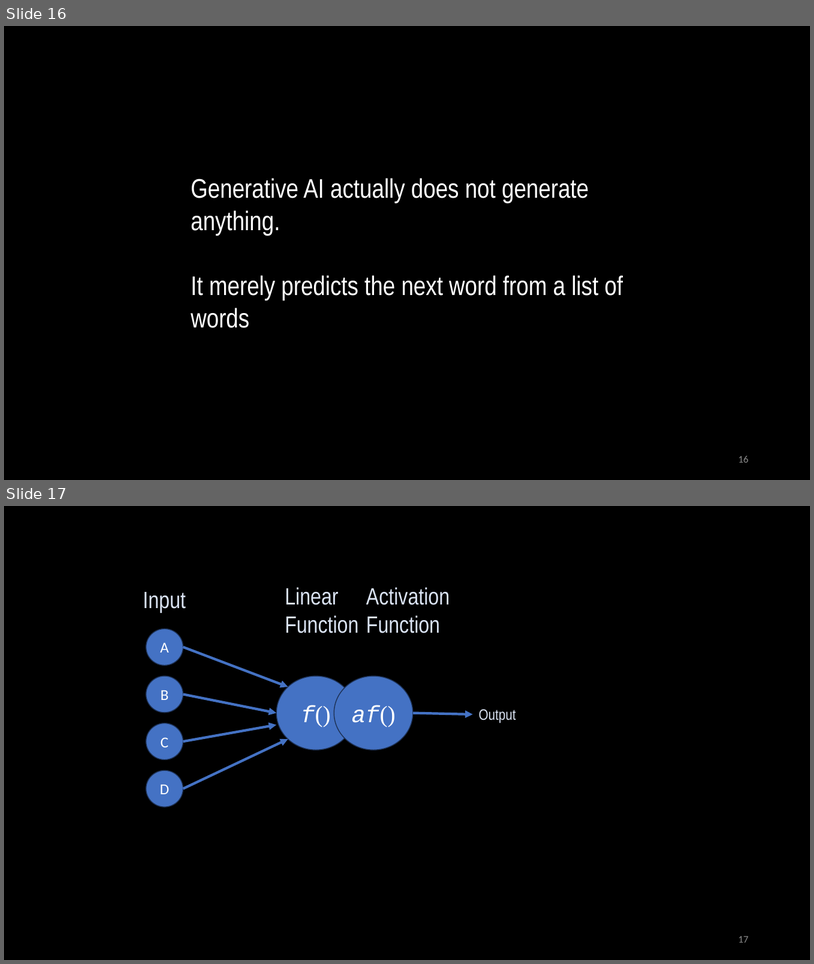
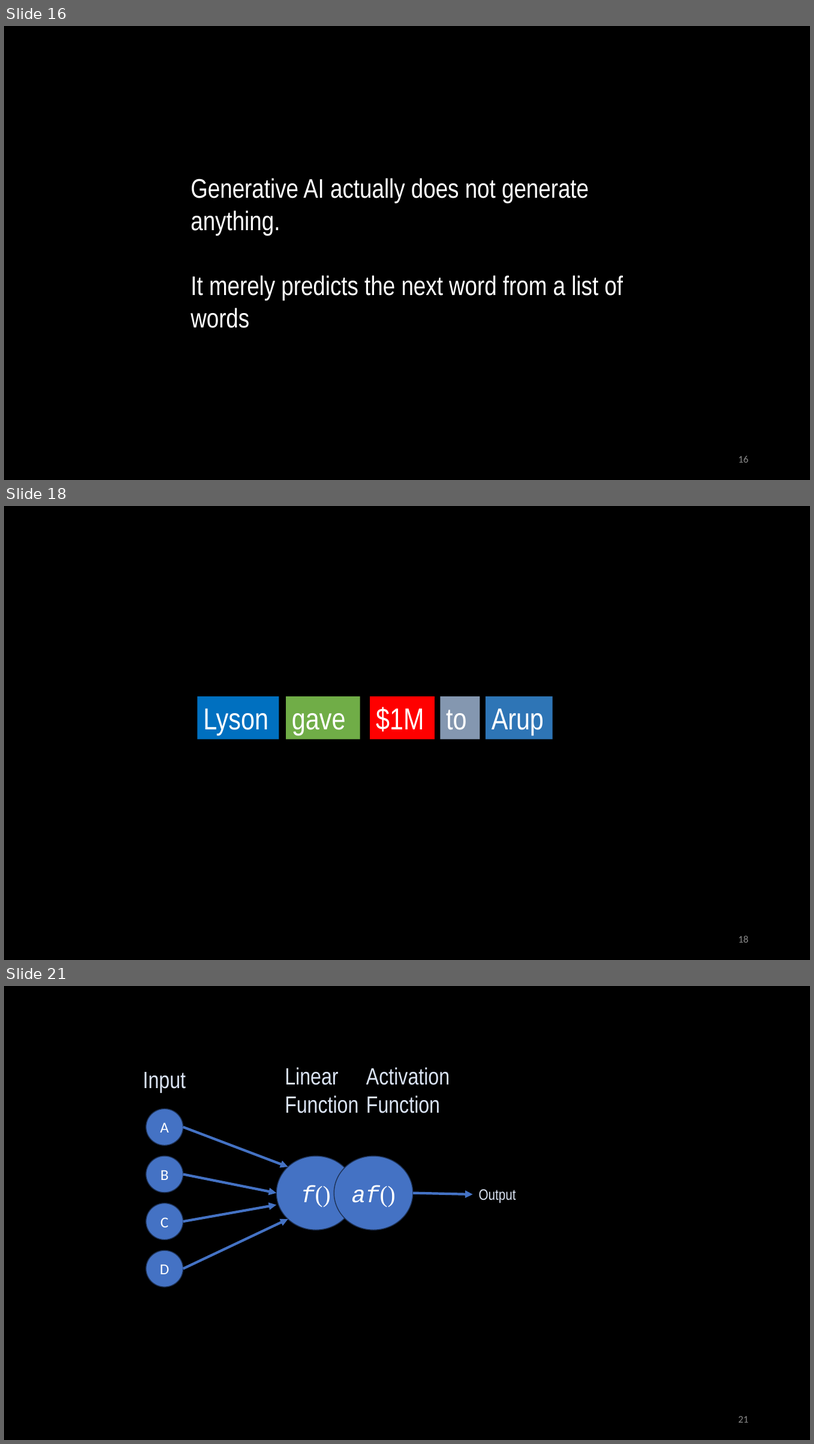
Before and after one commit to arupnanda/noug-llama-with-rag, a slide deck: GenAI from Beginner to Advanced.pptx. Shown one above the other, each under a label of ours: slides 16 and 17 before the commit, slides 16, 18 and 21 after it; the slides between them are not shown. The pictures are 814x964 and 814x1444 pixels, drawn with LibreOffice and Linux fonts; fonts in the diff are those of the drawing. Boxes give left, top, right and bottom in pixels: in the first picture for what was removed or moved away, otherwise in the second. Text is boxed around its words. In the diff, an @@ line names an element or a change of style, - is before the commit and + after.

```diff
--- a/GenAI from Beginner to Advanced.pptx
+++ b/GenAI from Beginner to Advanced.pptx
@@ slide 18 added at bbox=[4, 506, 810, 960], background #000000 @@
@@ rectangle added at bbox=[198, 697, 279, 739], fill #0070C0, 36 pt, text #FFFFFF @@
+Lyson
@@ rectangle added at bbox=[286, 697, 360, 739], fill #70AD47, 36 pt, text #FFFFFF @@
+gave
@@ rectangle added at bbox=[370, 697, 435, 739], fill #FF0000, 36 pt, text #FFFFFF @@
+$1M
@@ rectangle added at bbox=[441, 697, 481, 739], fill #8497B0, 36 pt, text #FFFFFF @@
+to
@@ rectangle added at bbox=[486, 697, 553, 739], fill #2E75B6, 36 pt, text #FFFFFF @@
+Arup
@@ page number added at bbox=[738, 935, 749, 942], 12 pt, text #8C8C8C @@
+18
@@ what was slide 17 is now slide 21 @@
@@ page number at bbox=[738, 1416, 749, 1422]: text changed @@
-17
+21
```
Also in this commit, not shown: 3 other slides added.
